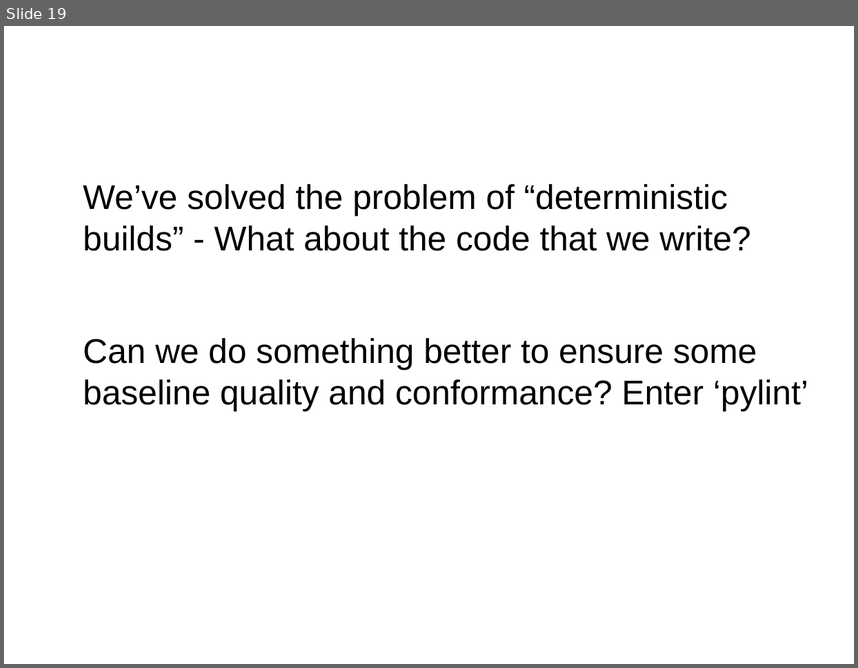
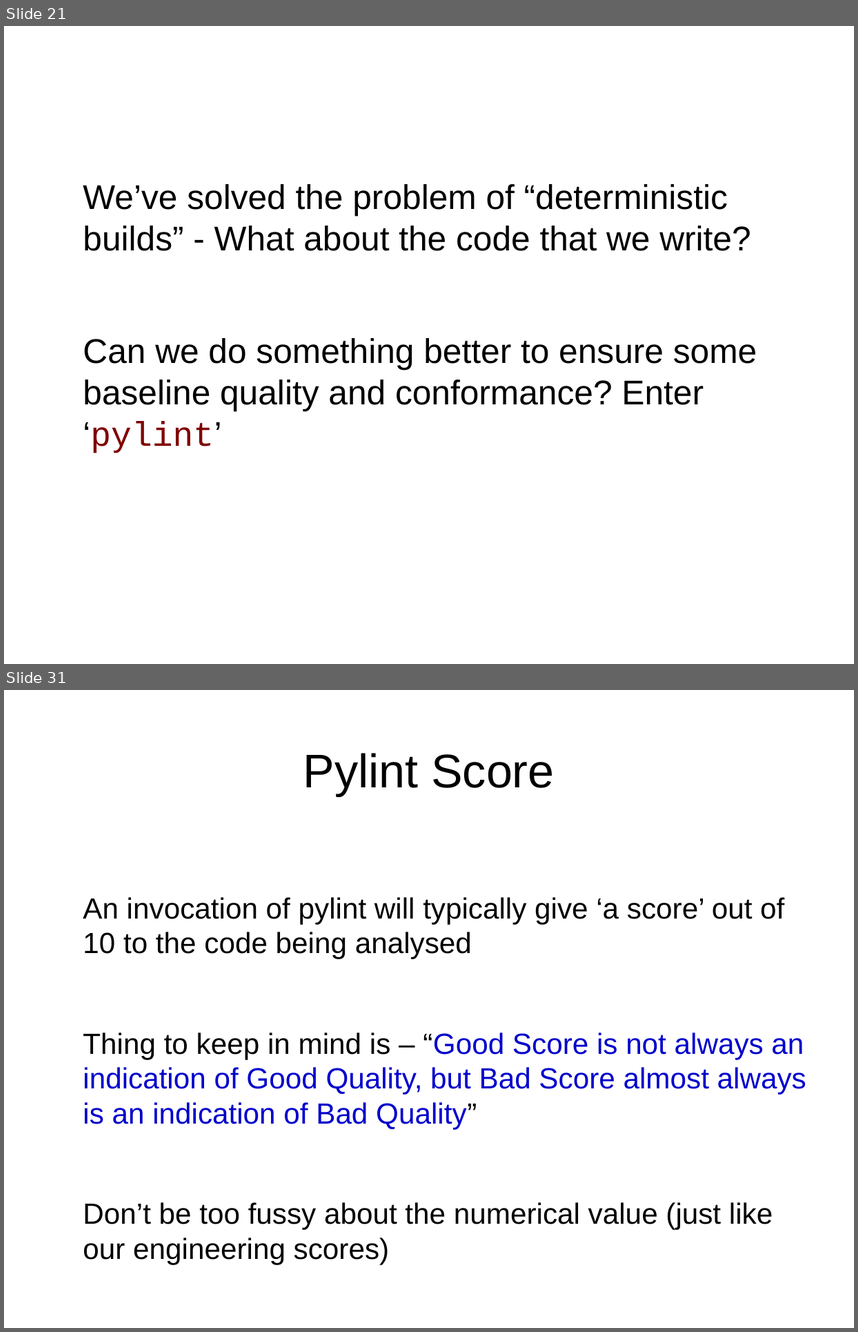
Before and after one commit to gabhijit/Pycon-2018, a slide deck: presentation.odp. Shown one above the other, each under a label of ours: slide 19 before the commit, slides 21 and 31 after it; the slides between them are not shown. The pictures are 858x668 and 858x1332 pixels, drawn with LibreOffice and Linux fonts; fonts in the diff are those of the drawing. Boxes give left, top, right and bottom in pixels: in the first picture for what was removed or moved away, otherwise in the second. Text is boxed around its words. In the diff, an @@ line names an element or a change of style, - is before the commit and + after.

```diff
--- a/presentation.odp
+++ b/presentation.odp
@@ slide 31 added at bbox=[4, 690, 854, 1328], background #FFFFFF @@
@@ title added at bbox=[303, 753, 554, 796], 44 pt, text #000000 @@
+Pylint Score
@@ text added at bbox=[83, 897, 806, 1264], 27.2 pt, text #000000 @@
+An invocation of pylint will typically give ‘a score’ out of 10 to the code being analysed
+Thing to keep in mind is – “Good Score is not always an indication of Good Quality, but Bad Score almost always is an indication of Bad Quality”
+Don’t be too fussy about the numerical value (just like our engineering scores)
@@ what was slide 19 is now slide 21 @@
@@ slide 21 changed as well @@
@@ text at bbox=[83, 338, 757, 452]: font Arial to Courier New, text colour #000000 to #800000 in "‘pylint’" @@
```
Also in this commit, not shown: 11 other slides changed, 17 other slides added, 2 slides removed.
